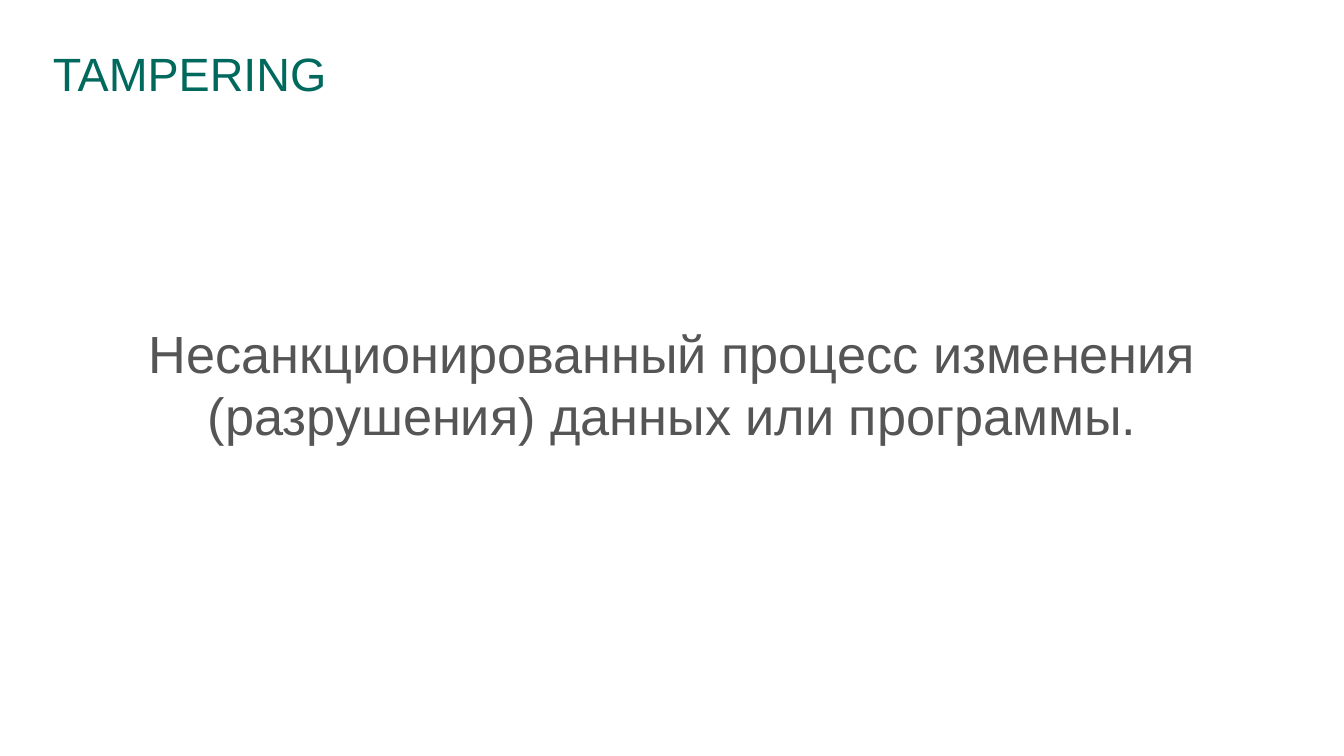
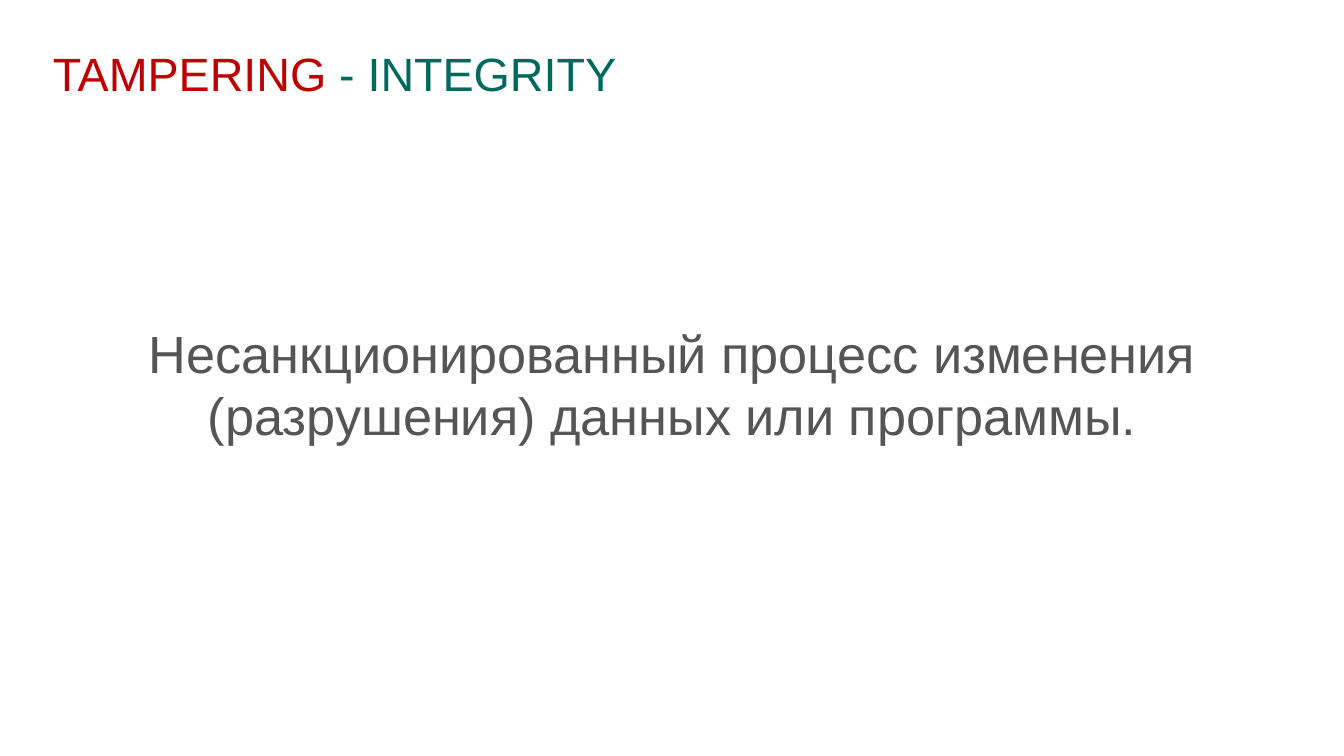
Before and after one commit to prograholic/prograholic.github.io, a slide deck: slide 10 of nsu_31_01_2017/31.01.2017_kutumov.pptx (slide 11 before the commit). Drawn at 1344x756 pixels with LibreOffice and Linux fonts; fonts in the diff are those of the drawing; background and template pictures are left out. Boxes give left, top, right and bottom in pixels: in the first picture for what was removed or moved away, otherwise in the second. Text is boxed around its words. In the diff, an @@ line names an element or a change of style, - is before the commit and + after.

```diff
--- a/nsu_31_01_2017/31.01.2017_kutumov.pptx
+++ b/nsu_31_01_2017/31.01.2017_kutumov.pptx
@@ title at box(53, 58, 616, 92): text changed @@
-TAMPERING
+TAMPERING - INTEGRITY
```
Also in this commit, not shown: 8 other slides changed, 1 slide added, 1 slide removed, 1 other file.
